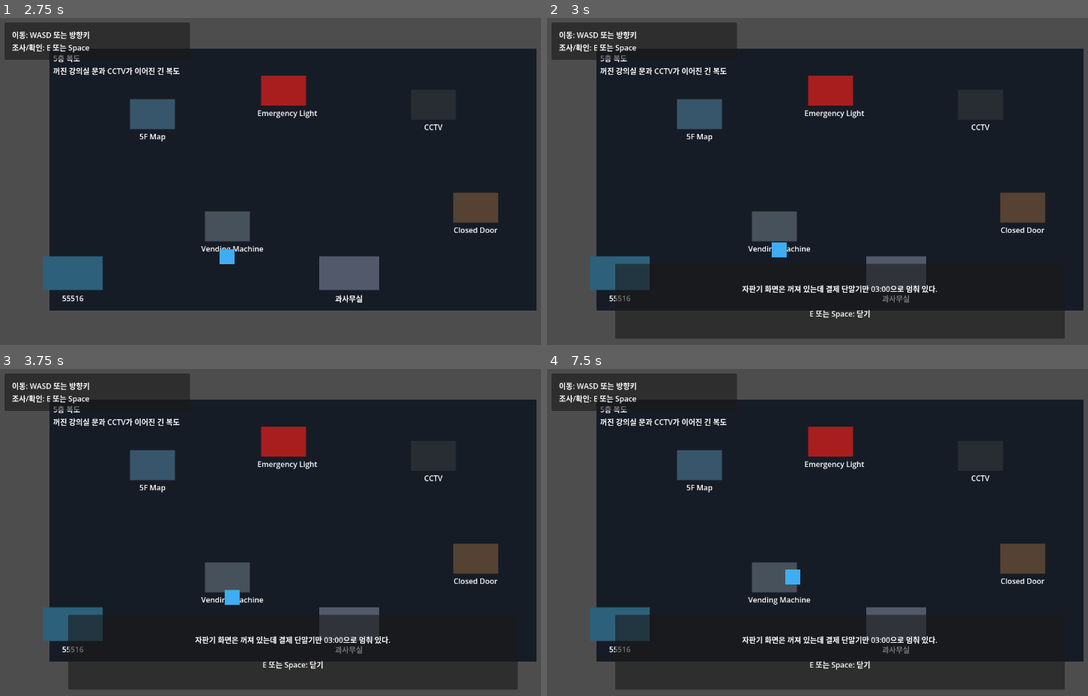
Above: before the commit, frames 1-4 (two rows, left to right).
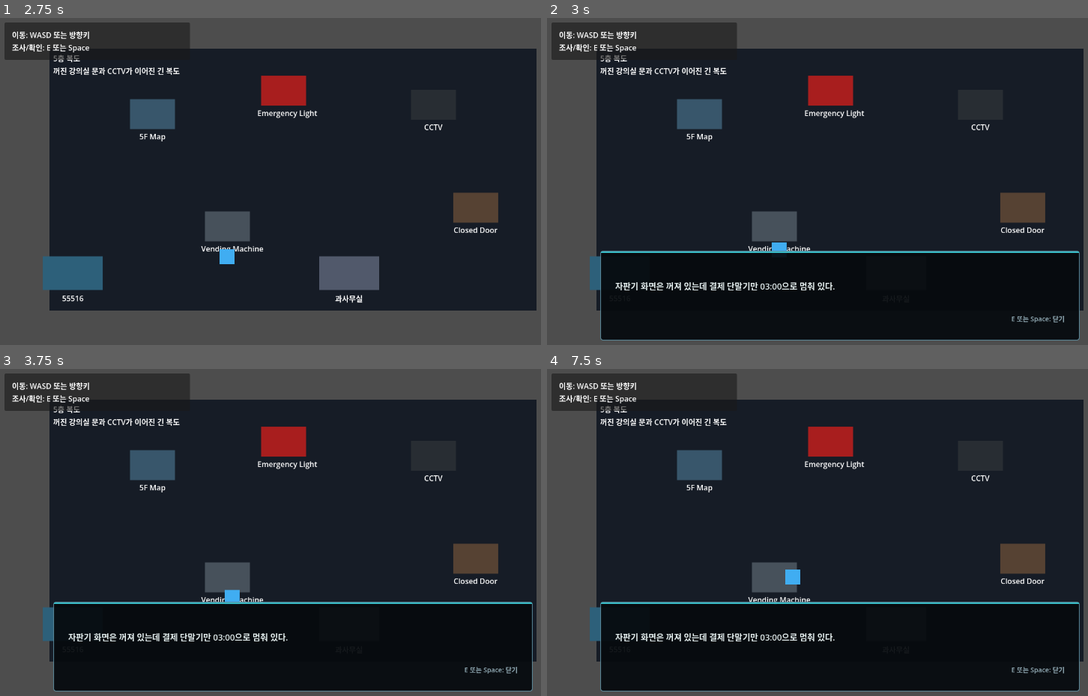
Above: after the commit, the same moments.

Repository: jeongiryang/3am-computer-science-mystery-room
Game: Godot game, scene res://scenes/main/Main.tscn
Same seed, same stepped clock (60 frames per second), same inputs: the game is played once before the commit and once after it.
Inputs:
- Up to frame 1 (2.75 s): tap Enter at 0.5 s; hold D (move_right) 0.53-1.28 s; hold E (interact) 0.53-1.28 s; hold S (move_down) 1.28-2.03 s; tap E (interact) at 1.35 s; hold D (move_right) from 2.03 s (still down); hold E (interact) from 2.03 s (still down)
- Up to frame 2 (3 s): release D (move_right) at 2.78 s; release E (interact) at 2.78 s; hold W (move_up) from 2.78 s (still down); tap E (interact) at 2.85 s
- Up to frame 3 (3.75 s): tap Space at 3.5 s; release W (move_up) at 3.53 s; hold A (move_left) from 3.53 s (still down); hold E (interact) from 3.53 s (still down)
- Up to frame 4 (7.5 s): tap Enter at 4.25 s; release E (interact) at 4.28 s; tap E (interact) at 4.35, 5.85, 7.35 s; release A (move_left) at 5.03 s; hold S (move_down) 5.03-5.78 s; hold E (interact) 5.03-5.78 s; hold D (move_right) 5.78-6.53 s; hold W (move_up) 6.53-7.28 s; hold E (interact) 6.53-7.28 s; hold D (move_right) from 7.28 s (still down)

Frame 1 is identical in both runs. In frame 2, 12% of the frame differs, in the area x 9-99%, y 71-99%; in frame 3, 12%; in frame 4, 12%.

Commit message:
[feat] UI 비주얼 패스 - 대화창과 입력창 스타일 통일

Diff:
--- a/scenes/main/Ending.tscn
+++ b/scenes/main/Ending.tscn
@@ -22,22 +22,50 @@
 anchor_right = 1.0
 anchor_bottom = 1.0
 
-[node name="VBoxContainer" type="VBoxContainer" parent="CenterContainer"]
+[node name="Panel" type="Panel" parent="CenterContainer"]
+custom_minimum_size = Vector2(820, 360)
 layout_mode = 2
+
+[node name="AccentLine" type="ColorRect" parent="CenterContainer/Panel"]
+anchors_preset = 10
+anchor_right = 1.0
+offset_left = 2.0
+offset_top = 2.0
+offset_right = -2.0
+offset_bottom = 5.0
+
+[node name="MarginContainer" type="MarginContainer" parent="CenterContainer/Panel"]
+anchors_preset = 15
+anchor_right = 1.0
+anchor_bottom = 1.0
+offset_left = 44.0
+offset_top = 42.0
+offset_right = -44.0
+offset_bottom = -38.0
+
+[node name="VBoxContainer" type="VBoxContainer" parent="CenterContainer/Panel/MarginContainer"]
+layout_mode = 2
+theme_override_constants/separation = 20
 alignment = 1
 
-[node name="TitleLabel" type="Label" parent="CenterContainer/VBoxContainer"]
+[node name="StatusLabel" type="Label" parent="CenterContainer/Panel/MarginContainer/VBoxContainer"]
 layout_mode = 2
-text = "탈출"
+text = "SYSTEM ACCESS LOG"
 horizontal_alignment = 1
 
-[node name="EndingText" type="Label" parent="CenterContainer/VBoxContainer"]
+[node name="TitleLabel" type="Label" parent="CenterContainer/Panel/MarginContainer/VBoxContainer"]
+layout_mode = 2
+text = "문이 열렸다"
+horizontal_alignment = 1
+
+[node name="EndingText" type="Label" parent="CenterContainer/Panel/MarginContainer/VBoxContainer"]
 custom_minimum_size = Vector2(760, 0)
 layout_mode = 2
 text = "문이 열렸다. 하지만 복도 끝에서 또 다른 컴퓨터 부팅음이 들려온다.\n\n3층 서버실 출입 기록이 확인되었습니다."
 horizontal_alignment = 1
 autowrap_mode = 3
 
-[node name="RestartButton" type="Button" parent="CenterContainer/VBoxContainer"]
+[node name="RestartButton" type="Button" parent="CenterContainer/Panel/MarginContainer/VBoxContainer"]
+custom_minimum_size = Vector2(180, 46)
 layout_mode = 2
 text = "다시 시작"
--- a/scenes/ui/DialogueBox.tscn
+++ b/scenes/ui/DialogueBox.tscn
@@ -8,23 +8,40 @@
 
 [node name="Panel" type="Panel" parent="."]
 visible = false
-offset_left = 160.0
-offset_top = 540.0
-offset_right = 1120.0
-offset_bottom = 700.0
+offset_left = 128.0
+offset_top = 512.0
+offset_right = 1152.0
+offset_bottom = 704.0
+
+[node name="AccentLine" type="ColorRect" parent="Panel"]
+anchors_preset = 10
+anchor_right = 1.0
+offset_left = 2.0
+offset_top = 2.0
+offset_right = -2.0
+offset_bottom = 5.0
 
 [node name="MarginContainer" type="MarginContainer" parent="Panel"]
 anchors_preset = 15
 anchor_right = 1.0
 anchor_bottom = 1.0
-offset_left = 24.0
-offset_top = 20.0
-offset_right = -24.0
-offset_bottom = -20.0
+offset_left = 32.0
+offset_top = 28.0
+offset_right = -32.0
+offset_bottom = -24.0
 
-[node name="MessageLabel" type="Label" parent="Panel/MarginContainer"]
+[node name="VBoxContainer" type="VBoxContainer" parent="Panel/MarginContainer"]
+layout_mode = 2
+theme_override_constants/separation = 10
+
+[node name="MessageLabel" type="Label" parent="Panel/MarginContainer/VBoxContainer"]
+custom_minimum_size = Vector2(0, 96)
 layout_mode = 2
 text = ""
-horizontal_alignment = 1
 vertical_alignment = 1
 autowrap_mode = 3
+
+[node name="HintLabel" type="Label" parent="Panel/MarginContainer/VBoxContainer"]
+layout_mode = 2
+text = "E 또는 Space: 닫기"
+horizontal_alignment = 2
--- a/scenes/ui/PasswordInput.tscn
+++ b/scenes/ui/PasswordInput.tscn
@@ -8,29 +8,44 @@
 
 [node name="Panel" type="Panel" parent="."]
 visible = false
-offset_left = 420.0
-offset_top = 220.0
-offset_right = 860.0
-offset_bottom = 500.0
+offset_left = 380.0
+offset_top = 188.0
+offset_right = 900.0
+offset_bottom = 544.0
+
+[node name="AccentLine" type="ColorRect" parent="Panel"]
+anchors_preset = 10
+anchor_right = 1.0
+offset_left = 2.0
+offset_top = 2.0
+offset_right = -2.0
+offset_bottom = 5.0
 
 [node name="MarginContainer" type="MarginContainer" parent="Panel"]
 anchors_preset = 15
 anchor_right = 1.0
 anchor_bottom = 1.0
-offset_left = 28.0
-offset_top = 24.0
-offset_right = -28.0
-offset_bottom = -24.0
+offset_left = 36.0
+offset_top = 32.0
+offset_right = -36.0
+offset_bottom = -30.0
 
 [node name="VBoxContainer" type="VBoxContainer" parent="Panel/MarginContainer"]
 layout_mode = 2
+theme_override_constants/separation = 14
 
 [node name="TitleLabel" type="Label" parent="Panel/MarginContainer/VBoxContainer"]
 layout_mode = 2
-text = "출입문 비밀번호"
+text = "출입 보안 패널"
+horizontal_alignment = 1
+
+[node name="SubtitleLabel" type="Label" parent="Panel/MarginContainer/VBoxContainer"]
+layout_mode = 2
+text = "DOOR LOCK / AUTH REQUIRED"
 horizontal_alignment = 1
 
 [node name="InputLine" type="LineEdit" parent="Panel/MarginContainer/VBoxContainer"]
+custom_minimum_size = Vector2(0, 46)
 layout_mode = 2
 placeholder_text = "비밀번호 입력"
 max_length = 4
@@ -51,12 +66,15 @@
 
 [node name="ButtonRow" type="HBoxContainer" parent="Panel/MarginContainer/VBoxContainer"]
 layout_mode = 2
+theme_override_constants/separation = 12
 alignment = 1
 
 [node name="SubmitButton" type="Button" parent="Panel/MarginContainer/VBoxContainer/ButtonRow"]
+custom_minimum_size = Vector2(136, 44)
 layout_mode = 2
 text = "확인"
 
 [node name="CancelButton" type="Button" parent="Panel/MarginContainer/VBoxContainer/ButtonRow"]
+custom_minimum_size = Vector2(136, 44)
 layout_mode = 2
 text = "취소"
--- a/scripts/ui/DialogueBox.gd
+++ b/scripts/ui/DialogueBox.gd
@@ -1,21 +1,33 @@
 extends CanvasLayer
 
-const CLOSE_HINT := "\n\nE 또는 Space: 닫기"
+const UI_STYLE := preload("res://scripts/ui/UiStyle.gd")
+const CLOSE_HINT := "E 또는 Space: 닫기"
 
 @onready var panel: Panel = $Panel
-@onready var message_label: Label = $Panel/MarginContainer/MessageLabel
+@onready var accent_line: ColorRect = $Panel/AccentLine
+@onready var message_label: Label = $Panel/MarginContainer/VBoxContainer/MessageLabel
+@onready var hint_label: Label = $Panel/MarginContainer/VBoxContainer/HintLabel
 
 func _ready() -> void:
 	add_to_group("dialogue_box")
+	_apply_style()
 	hide_message()
 
 func show_message(message: String) -> void:
-	message_label.text = message + CLOSE_HINT
+	message_label.text = message
+	hint_label.text = CLOSE_HINT
 	panel.visible = true
 
 func hide_message() -> void:
 	panel.visible = false
 	message_label.text = ""
+	hint_label.text = CLOSE_HINT
 
 func is_open() -> bool:
 	return panel.visible
+
+func _apply_style() -> void:
+	UI_STYLE.apply_panel(panel)
+	UI_STYLE.apply_accent_line(accent_line)
+	UI_STYLE.apply_label(message_label, UI_STYLE.TEXT, 18)
+	UI_STYLE.apply_hint(hint_label)
--- a/scripts/ui/EndingScreen.gd
+++ b/scripts/ui/EndingScreen.gd
@@ -1,12 +1,29 @@
 extends Control
 
+const UI_STYLE := preload("res://scripts/ui/UiStyle.gd")
 const MAIN_SCENE_PATH := "res://scenes/main/Main.tscn"
 
-@onready var restart_button: Button = $CenterContainer/VBoxContainer/RestartButton
+@onready var background: ColorRect = $Background
+@onready var panel: Panel = $CenterContainer/Panel
+@onready var accent_line: ColorRect = $CenterContainer/Panel/AccentLine
+@onready var status_label: Label = $CenterContainer/Panel/MarginContainer/VBoxContainer/StatusLabel
+@onready var title_label: Label = $CenterContainer/Panel/MarginContainer/VBoxContainer/TitleLabel
+@onready var ending_text: Label = $CenterContainer/Panel/MarginContainer/VBoxContainer/EndingText
+@onready var restart_button: Button = $CenterContainer/Panel/MarginContainer/VBoxContainer/RestartButton
 
 func _ready() -> void:
+	_apply_style()
 	restart_button.pressed.connect(_restart_game)
 	restart_button.grab_focus()
 
 func _restart_game() -> void:
 	get_tree().change_scene_to_file(MAIN_SCENE_PATH)
+
+func _apply_style() -> void:
+	UI_STYLE.apply_background(background)
+	UI_STYLE.apply_terminal_panel(panel)
+	UI_STYLE.apply_accent_line(accent_line)
+	UI_STYLE.apply_hint(status_label)
+	UI_STYLE.apply_title(title_label)
+	UI_STYLE.apply_label(ending_text, UI_STYLE.TEXT, 18)
+	UI_STYLE.apply_button(restart_button, true)
--- a/scripts/ui/PasswordInput.gd
+++ b/scripts/ui/PasswordInput.gd
@@ -1,8 +1,14 @@
 extends CanvasLayer
 
+const UI_STYLE := preload("res://scripts/ui/UiStyle.gd")
+
 @onready var panel: Panel = $Panel
+@onready var accent_line: ColorRect = $Panel/AccentLine
+@onready var title_label: Label = $Panel/MarginContainer/VBoxContainer/TitleLabel
+@onready var subtitle_label: Label = $Panel/MarginContainer/VBoxContainer/SubtitleLabel
 @onready var input_line: LineEdit = $Panel/MarginContainer/VBoxContainer/InputLine
 @onready var feedback_label: Label = $Panel/MarginContainer/VBoxContainer/FeedbackLabel
+@onready var hint_label: Label = $Panel/MarginContainer/VBoxContainer/HintLabel
 @onready var submit_button: Button = $Panel/MarginContainer/VBoxContainer/ButtonRow/SubmitButton
 @onready var cancel_button: Button = $Panel/MarginContainer/VBoxContainer/ButtonRow/CancelButton
 
@@ -10,6 +16,7 @@
 
 func _ready() -> void:
 	add_to_group("password_input")
+	_apply_style()
 	submit_button.pressed.connect(_submit_password)
 	cancel_button.pressed.connect(close)
 	input_line.text_submitted.connect(_on_text_submitted)
@@ -26,6 +33,7 @@
 
 func open() -> void:
 	feedback_label.text = ""
+	UI_STYLE.apply_feedback_idle(feedback_label)
 	input_line.text = ""
 	panel.visible = true
 	input_line.grab_focus()
@@ -61,6 +69,7 @@
 func _submit_password() -> void:
 	var game_state = get_tree().get_first_node_in_group("game_state")
 	if game_state == null:
+		UI_STYLE.apply_feedback_error(feedback_label)
 		feedback_label.text = "비밀번호 장치를 확인할 수 없다."
 		return
 
@@ -72,6 +81,18 @@
 			dialogue.show_message("잠금이 해제되었다.")
 		return
 
+	UI_STYLE.apply_feedback_error(feedback_label)
 	feedback_label.text = "비밀번호가 맞지 않는다. 다시 입력해 보자."
 	input_line.select_all()
 	input_line.grab_focus()
+
+func _apply_style() -> void:
+	UI_STYLE.apply_terminal_panel(panel)
+	UI_STYLE.apply_accent_line(accent_line)
+	UI_STYLE.apply_title(title_label)
+	UI_STYLE.apply_hint(subtitle_label)
+	UI_STYLE.apply_line_edit(input_line)
+	UI_STYLE.apply_feedback_idle(feedback_label)
+	UI_STYLE.apply_hint(hint_label)
+	UI_STYLE.apply_button(submit_button, true)
+	UI_STYLE.apply_button(cancel_button)
--- /dev/null
+++ b/scripts/ui/UiStyle.gd
@@ -0,0 +1,77 @@
+extends RefCounted
+
+const PANEL_BG := Color(0.025, 0.04, 0.055, 0.94)
+const PANEL_BG_STRONG := Color(0.015, 0.028, 0.04, 0.97)
+const FIELD_BG := Color(0.035, 0.06, 0.075, 0.98)
+const BUTTON_BG := Color(0.08, 0.11, 0.13, 1.0)
+const BUTTON_HOVER_BG := Color(0.11, 0.17, 0.19, 1.0)
+const BUTTON_PRESSED_BG := Color(0.04, 0.08, 0.1, 1.0)
+const BORDER := Color(0.36, 0.55, 0.62, 0.85)
+const BORDER_DIM := Color(0.22, 0.34, 0.4, 0.75)
+const ACCENT := Color(0.22, 0.74, 0.78, 1.0)
+const DANGER := Color(0.78, 0.18, 0.18, 1.0)
+const TEXT := Color(0.9, 0.94, 0.94, 1.0)
+const TEXT_MUTED := Color(0.58, 0.68, 0.72, 1.0)
+
+static func apply_panel(panel: Panel, strong: bool = false) -> void:
+	var bg := PANEL_BG_STRONG if strong else PANEL_BG
+	panel.add_theme_stylebox_override("panel", _style_box(bg, BORDER, 2, 5))
+
+static func apply_terminal_panel(panel: Panel) -> void:
+	panel.add_theme_stylebox_override("panel", _style_box(PANEL_BG_STRONG, ACCENT, 2, 4))
+
+static func apply_label(label: Label, color: Color = TEXT, font_size: int = 18) -> void:
+	label.add_theme_color_override("font_color", color)
+	label.add_theme_font_size_override("font_size", font_size)
+
+static func apply_title(label: Label) -> void:
+	apply_label(label, TEXT, 24)
+
+static func apply_hint(label: Label) -> void:
+	apply_label(label, TEXT_MUTED, 14)
+
+static func apply_feedback_error(label: Label) -> void:
+	apply_label(label, DANGER, 16)
+
+static func apply_feedback_idle(label: Label) -> void:
+	apply_label(label, TEXT_MUTED, 16)
+
+static func apply_line_edit(line_edit: LineEdit) -> void:
+	line_edit.add_theme_stylebox_override("normal", _style_box(FIELD_BG, BORDER_DIM, 1, 3))
+	line_edit.add_theme_stylebox_override("focus", _style_box(FIELD_BG, ACCENT, 2, 3))
+	line_edit.add_theme_color_override("font_color", TEXT)
+	line_edit.add_theme_color_override("font_placeholder_color", TEXT_MUTED)
+	line_edit.add_theme_color_override("caret_color", ACCENT)
+	line_edit.add_theme_color_override("selection_color", Color(0.18, 0.42, 0.48, 0.8))
+	line_edit.add_theme_font_size_override("font_size", 22)
+
+static func apply_button(button: Button, primary: bool = false) -> void:
+	var border_color := ACCENT if primary else BORDER_DIM
+	button.add_theme_stylebox_override("normal", _style_box(BUTTON_BG, border_color, 1, 4))
+	button.add_theme_stylebox_override("hover", _style_box(BUTTON_HOVER_BG, ACCENT, 2, 4))
+	button.add_theme_stylebox_override("pressed", _style_box(BUTTON_PRESSED_BG, ACCENT, 2, 4))
+	button.add_theme_stylebox_override("focus", _style_box(BUTTON_HOVER_BG, ACCENT, 2, 4))
+	button.add_theme_color_override("font_color", TEXT)
+	button.add_theme_color_override("font_hover_color", TEXT)
+	button.add_theme_color_override("font_pressed_color", ACCENT)
+	button.add_theme_font_size_override("font_size", 16)
+
+static func apply_accent_line(line: ColorRect, danger: bool = false) -> void:
+	line.color = DANGER if danger else ACCENT
+
+static func apply_background(background: ColorRect) -> void:
+	background.color = Color(0.018, 0.026, 0.038, 1.0)
+
+static func _style_box(bg_color: Color, border_color: Color, border_width: int, radius: int) -> StyleBoxFlat:
+	var style := StyleBoxFlat.new()
+	style.bg_color = bg_color
+	style.border_color = border_color
+	style.border_width_left = border_width
+	style.border_width_top = border_width
+	style.border_width_right = border_width
+	style.border_width_bottom = border_width
+	style.corner_radius_top_left = radius
+	style.corner_radius_top_right = radius
+	style.corner_radius_bottom_right = radius
+	style.corner_radius_bottom_left = radius
+	return style
Not shown, added: docs/ai-simulation-logs/0027-ui-visual-pass.md
